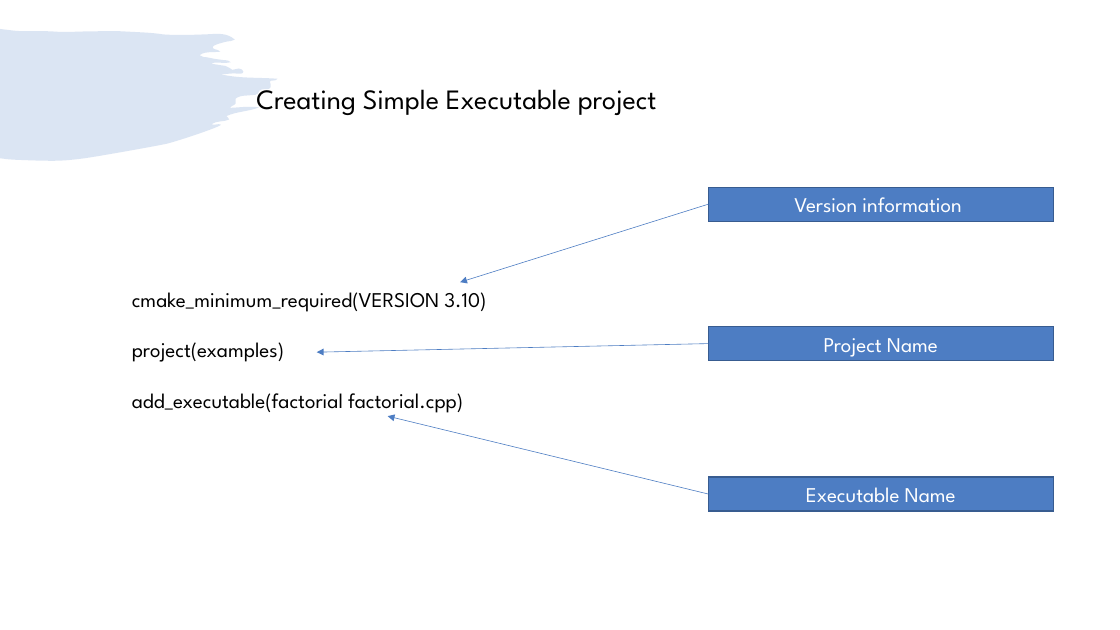
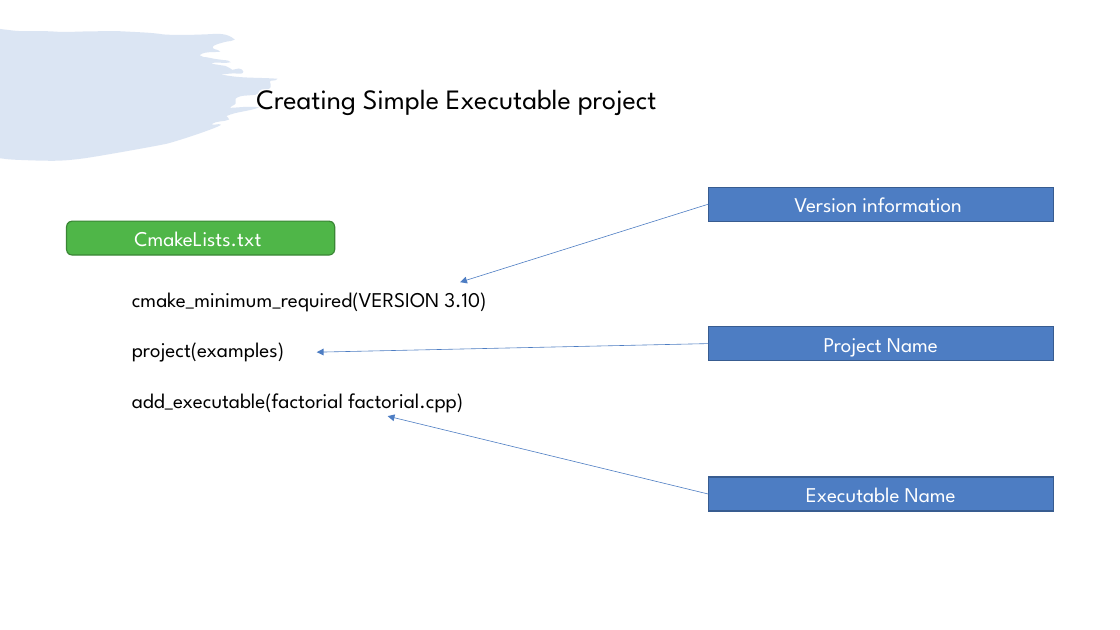
Before and after one commit to girishlande/cmake, a slide deck: slide 3 of learnings.pptx (slide 2 before the commit). Drawn at 1120x630 pixels with LibreOffice and Linux fonts; fonts in the diff are those of the drawing. Boxes give left, top, right and bottom in pixels: in the first picture for what was removed or moved away, otherwise in the second. Text is boxed around its words. In the diff, an @@ line names an element or a change of style, - is before the commit and + after.

Commit message:
Update cmake learning

```diff
--- a/learnings.pptx
+++ b/learnings.pptx
@@ rounded rectangle added at <box>66,221,334,255</box>, fill #4FB648, outline #3A8735 1 pt, 18 pt, text #FFFFFF @@
+CmakeLists.txt
```
Also in this commit, not shown: 3 other slides changed, 2 slides added, 1 slide removed.
